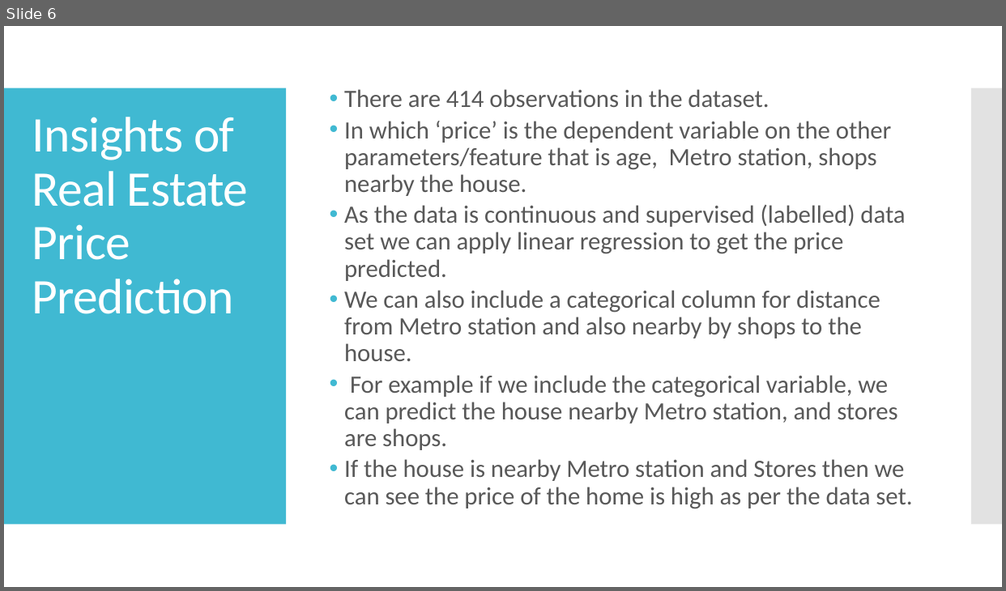
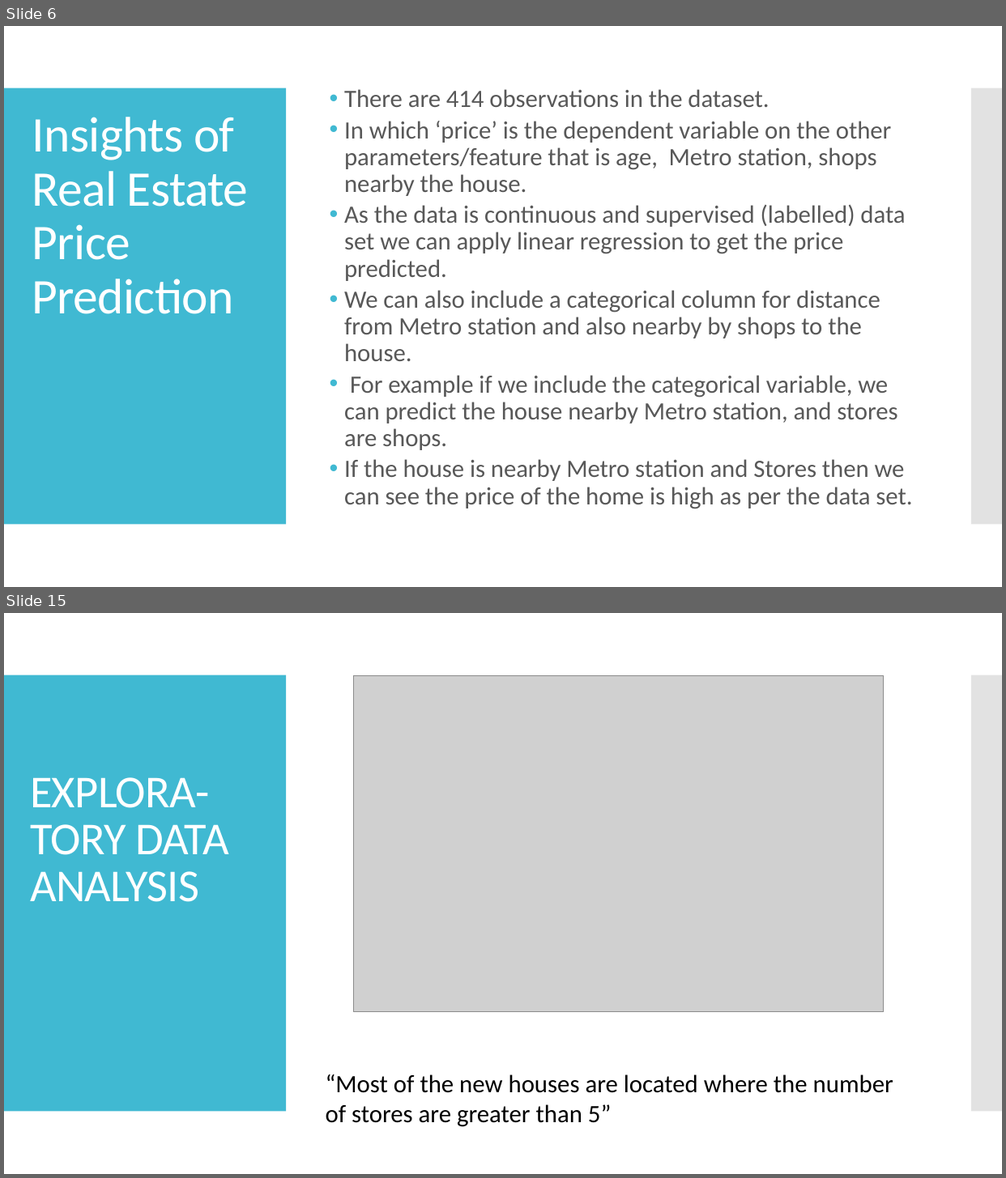
Before and after one commit to Nandan093/Projects, a slide deck: Real Estate price prediction.pptx. Shown one above the other, each under a label of ours: slide 6 before the commit, slides 6 and 15 after it; the slides between them are not shown. The pictures are 1006x591 and 1006x1178 pixels, drawn with LibreOffice and Linux fonts; fonts in the diff are those of the drawing; grey boxes stand for pictures. Boxes give left, top, right and bottom in pixels: in the first picture for what was removed or moved away, otherwise in the second. Text is boxed around its words. In the diff, an @@ line names an element or a change of style, - is before the commit and + after.

```diff
--- a/Real Estate price prediction.pptx
+++ b/Real Estate price prediction.pptx
@@ slide 15 added at bbox=[4, 613, 1002, 1174], background #FFFFFF; not listed: 2 template elements that a slide beside it also shows @@
@@ picture added at bbox=[354, 675, 884, 1012] @@
@@ text added at bbox=[30, 777, 229, 902], 44 pt, text #FFFFFF @@
+EXPLORA-TORY DATA ANALYSIS
@@ title added at bbox=[326, 1075, 893, 1127], 24 pt, text #000000 @@
+“Most of the new houses are located where the number of stores are greater than 5”
```
Also in this commit, not shown: 1 slide changed, 11 other slides added.
